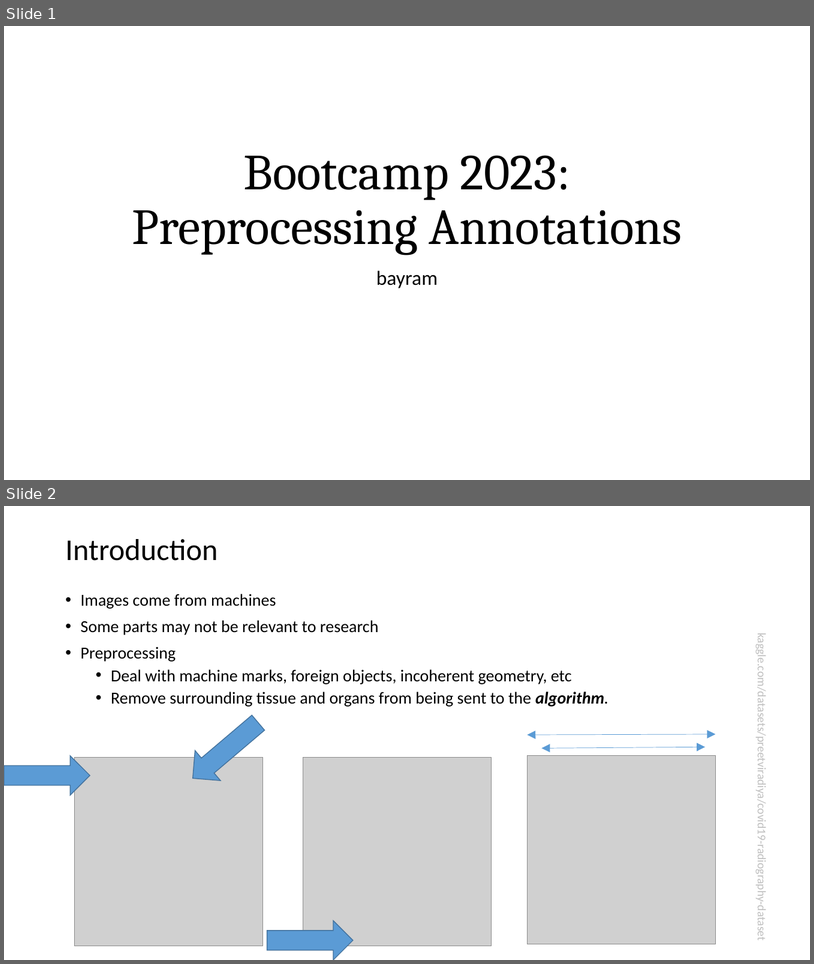
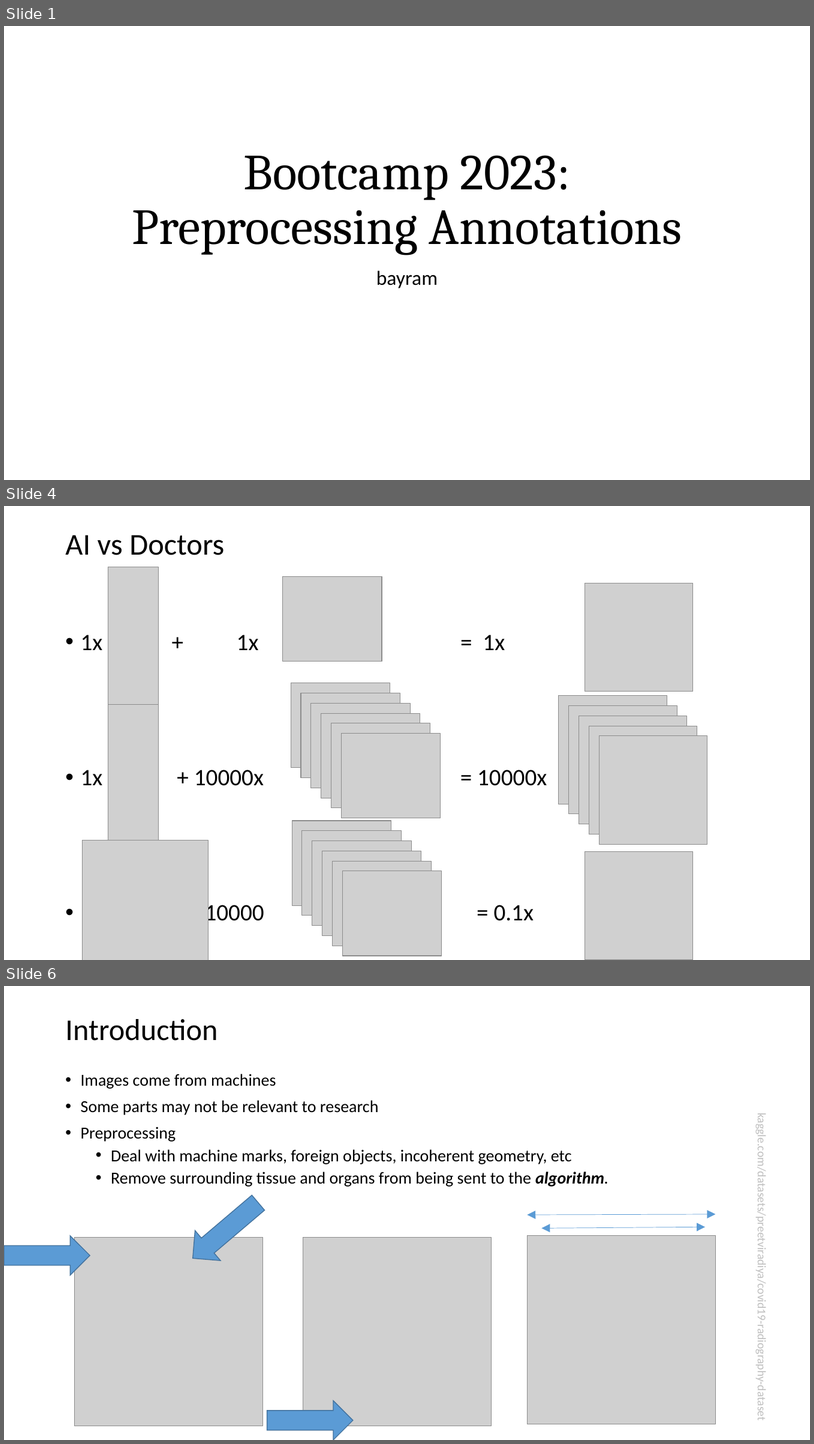
Before and after one commit to wake-forest-ctsi/CALIBIR-boot-camp, a slide deck: bootcamp_02/pythons/bootcamp 2023 v0.pptx. Shown one above the other, each under a label of ours: slides 1 and 2 before the commit, slides 1, 4 and 6 after it; the slides between them are not shown. The pictures are 814x964 and 814x1444 pixels, drawn with LibreOffice and Linux fonts; fonts in the diff are those of the drawing; grey boxes stand for pictures. Boxes give left, top, right and bottom in pixels: in the first picture for what was removed or moved away, otherwise in the second. Text is boxed around its words. In the diff, an @@ line names an element or a change of style, - is before the commit and + after.

```diff
--- a/bootcamp_02/pythons/bootcamp 2023 v0.pptx
+++ b/bootcamp_02/pythons/bootcamp 2023 v0.pptx
@@ slide 4 added at bbox=[4, 506, 810, 960], background #FFFFFF @@
@@ title added at bbox=[65, 535, 224, 555], 36 pt, text #000000 @@
+AI vs Doctors
@@ picture added at bbox=[108, 567, 159, 708] @@
@@ picture added at bbox=[283, 577, 382, 661] @@
@@ picture added at bbox=[585, 583, 693, 691] @@
@@ text added at bbox=[81, 634, 547, 927], 28 pt, text #000000 @@
+• 1x + 1x = 1x
+• 1x + 10000x = 10000x
+• 1x + 10000 = 0.1x
@@ picture added at bbox=[108, 704, 159, 844] @@
@@ group added at bbox=[291, 682, 441, 818]: 6 pictures @@
@@ group added at bbox=[560, 696, 708, 844]: 5 pictures @@
@@ picture added at bbox=[82, 840, 208, 960] @@
@@ picture added at bbox=[585, 852, 693, 960] @@
@@ group added at bbox=[292, 820, 442, 955]: 6 pictures @@
@@ what was slide 2 is now slide 6 @@
```
Also in this commit, not shown: 3 slides changed, 4 other slides added, 2 other files.
